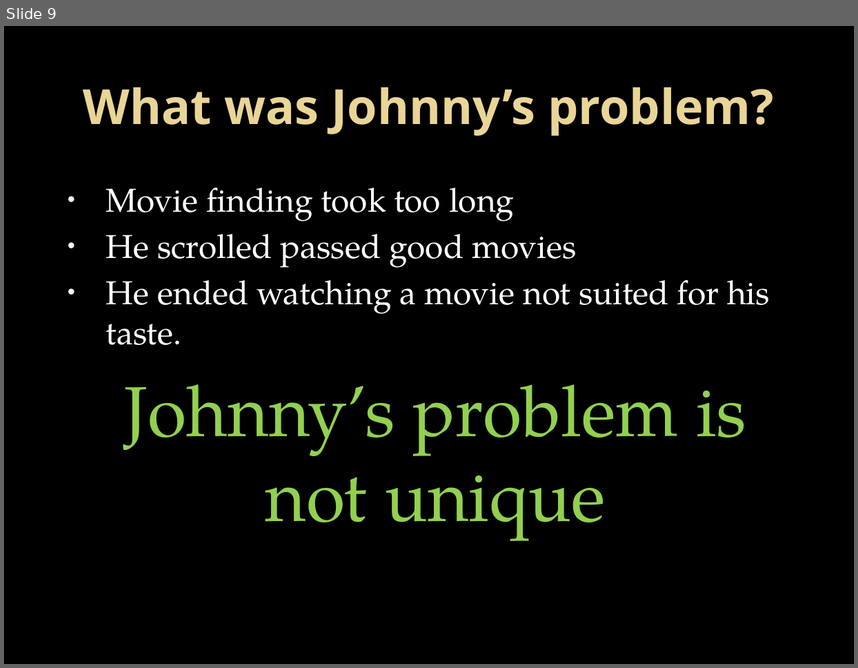
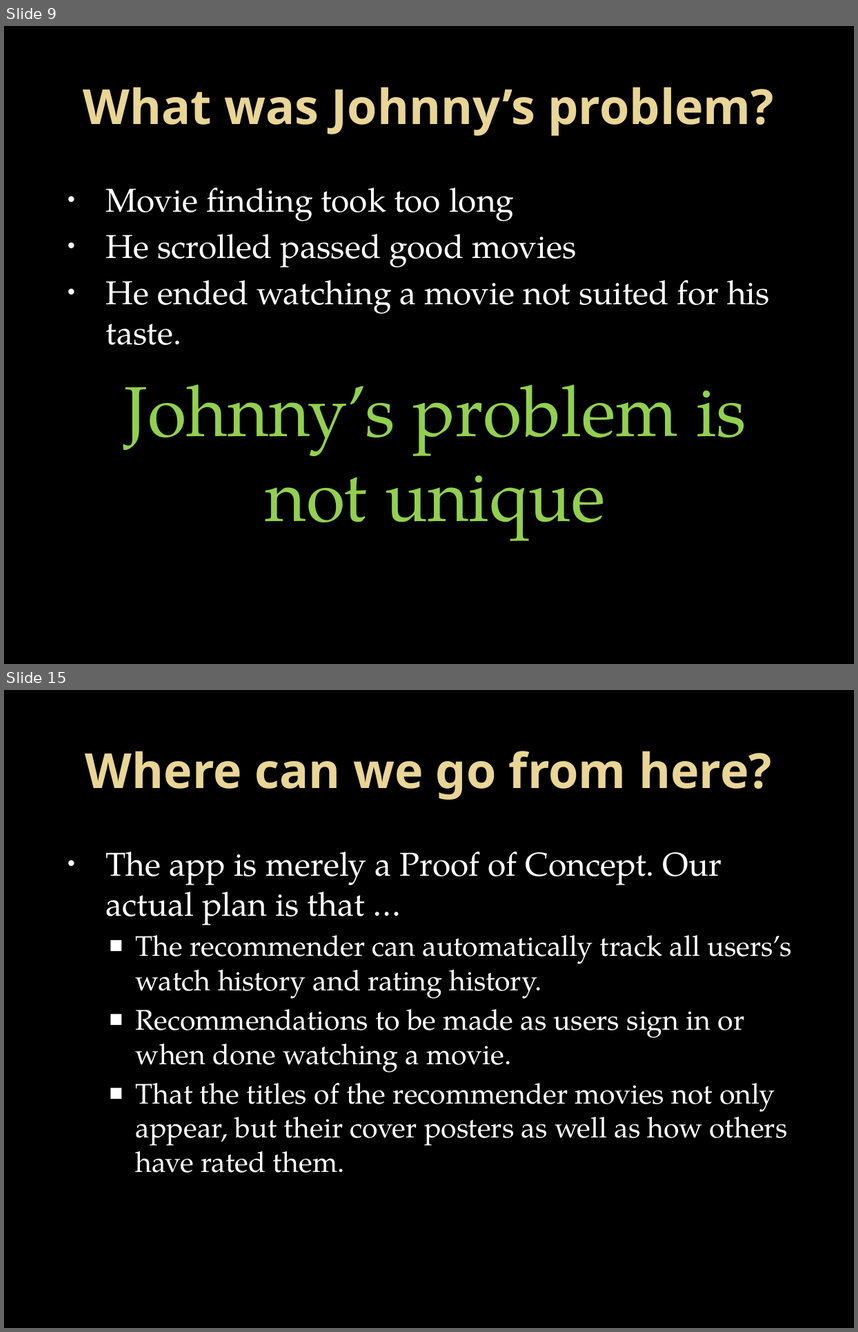
Before and after one commit to stanjaak123/Netflix-Recommender-using-Unsupervised-Machine-Learning-Clustering-, a slide deck: Presentation/Jacques slides.pptx. Shown one above the other, each under a label of ours: slide 9 before the commit, slides 9 and 15 after it; the slides between them are not shown. The pictures are 858x668 and 858x1332 pixels, drawn with LibreOffice and Linux fonts; fonts in the diff are those of the drawing; background and template pictures are left out. Boxes give left, top, right and bottom in pixels: in the first picture for what was removed or moved away, otherwise in the second. Text is boxed around its words. In the diff, an @@ line names an element or a change of style, - is before the commit and + after.

```diff
--- a/Presentation/Jacques slides.pptx
+++ b/Presentation/Jacques slides.pptx
@@ slide 15 added at [4, 690, 854, 1328], background picture (left out) @@
@@ title added at [85, 751, 772, 800], 41 pt, text gradient #EAD696 to #E7D081, bold @@
+Where can we go from here?
@@ text added at [106, 851, 792, 1172], 24 pt, text #FFFFFF @@
+• The app is merely a Proof of Concept. Our actual plan is that …
+  ■ The recommender can automatically track all users’s watch history and rating history.
+  ■ Recommendations to be made as users sign in or when done watching a movie.
+  ■ That the titles of the recommender movies not only appear, but their cover posters as well as how others have rated them.
```
Also in this commit, not shown: 1 slide changed, 4 other slides added, 1 other file.
